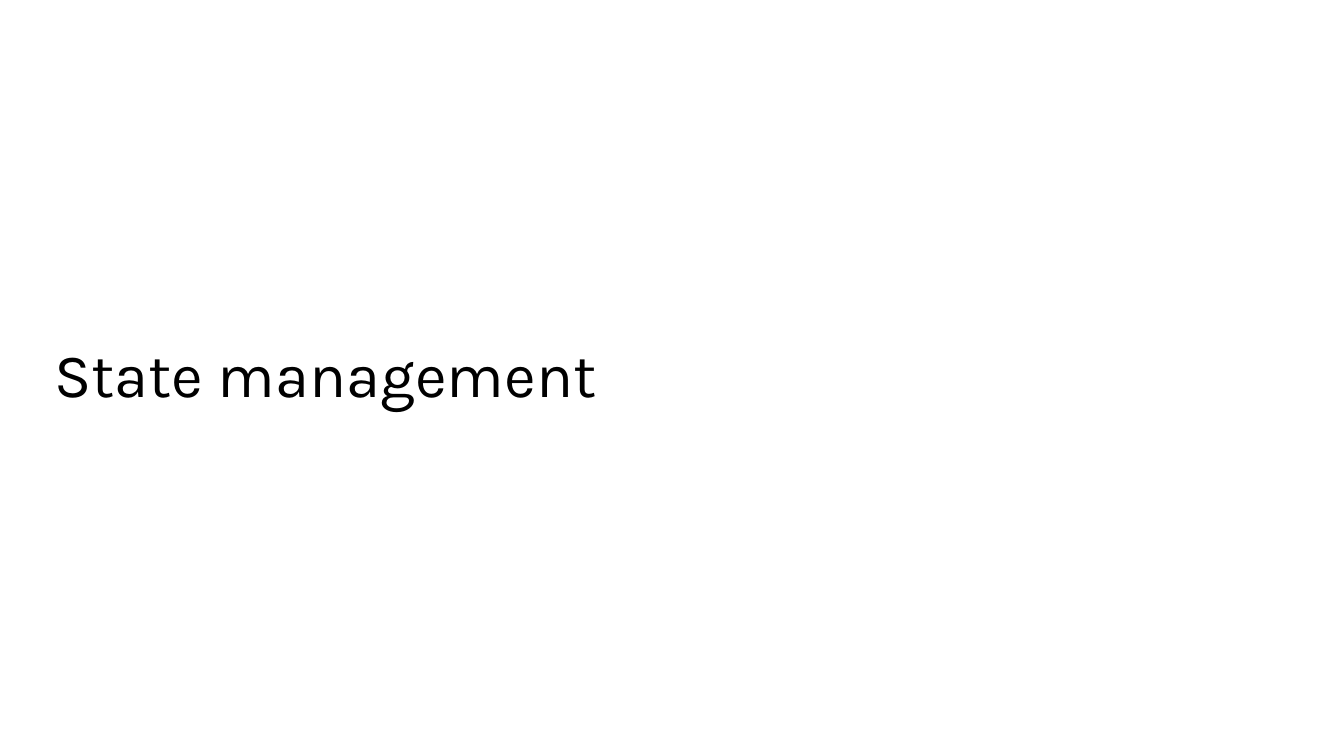
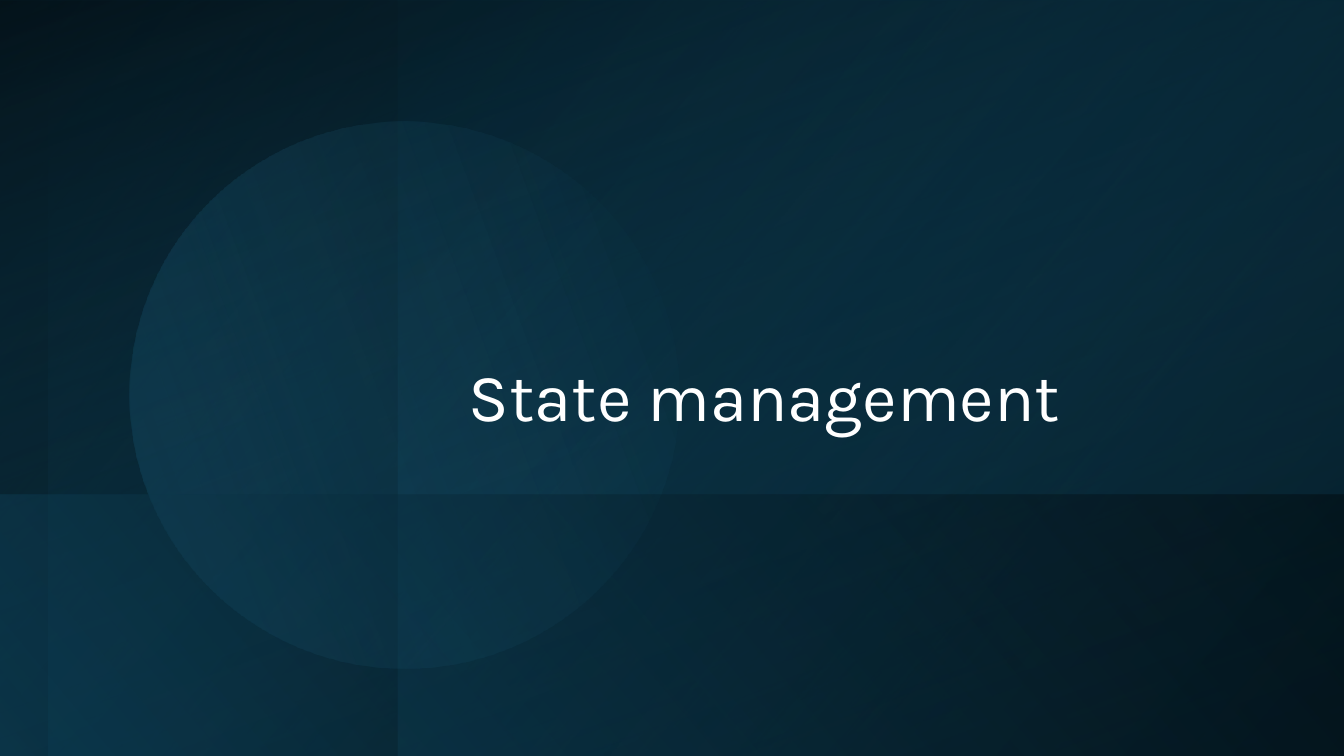
Before and after one commit to sebivenlo/esd-2024-terraform, a slide deck: slide 8 of Presentation/Terraform.pptx. Drawn at 1344x756 pixels with LibreOffice and Linux fonts; fonts in the diff are those of the drawing. Boxes give left, top, right and bottom in pixels: in the first picture for what was removed or moved away, otherwise in the second. Text is boxed around its words. In the diff, an @@ line names an element or a change of style, - is before the commit and + after.

```diff
--- a/Presentation/Terraform.pptx
+++ b/Presentation/Terraform.pptx
@@ rectangle added at bbox=[0, 0, 1344, 756], fill gradient #000000 to #104862 @@
@@ rectangle added at bbox=[0, 0, 397, 756], fill gradient #104862 to #000000 @@
@@ rectangle added at bbox=[0, 0, 1344, 756], fill gradient #104862 to #000000 @@
@@ rectangle added at bbox=[48, 0, 1344, 756], fill gradient #0B3041 to #156082 @@
@@ rectangle added at bbox=[398, 1, 1344, 756], fill gradient #104862 to #000000 @@
@@ ellipse added at bbox=[87, 78, 723, 712], fill gradient #156082 to #46B1E1 @@
@@ title "State management": place and size @@
-title "State management" at bbox=[54, 357, 596, 412]
+title "State management" at bbox=[469, 378, 1060, 438]
@@ title "State management" at bbox=[469, 378, 1060, 438]: size 44 to 48 pt, text colour #000000 to #FFFFFF; vertical alignment middle to bottom @@
@@ rectangle added at bbox=[0, 495, 1344, 756], fill gradient #104862 to #000000 @@
```
Also in this commit, not shown: 17 other slides changed, 2 slides added, 2 slides removed.
